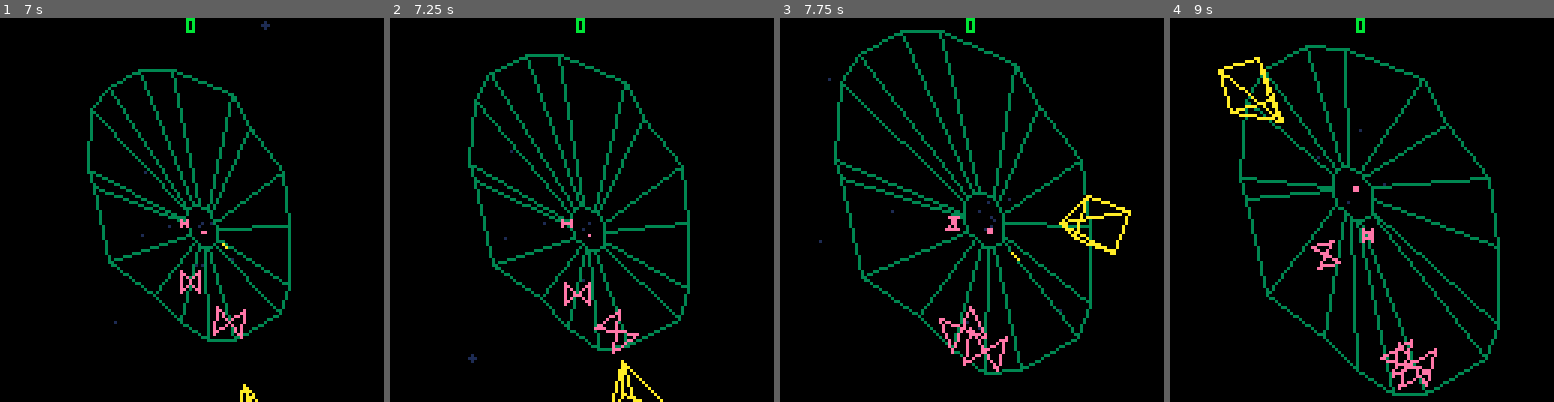
Above: before the commit, frames 1-4 (left to right).
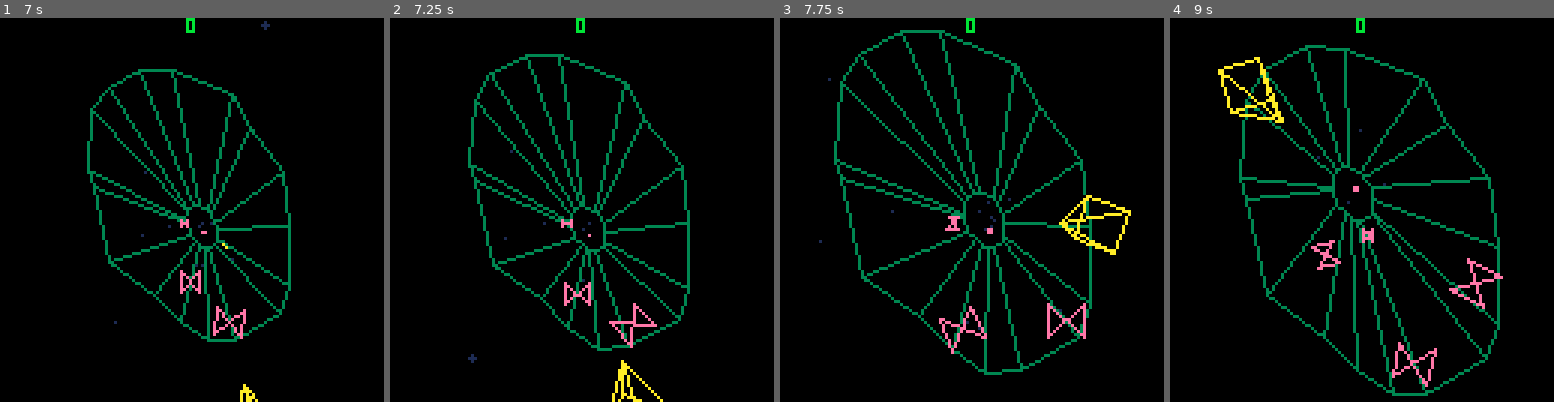
Above: after the commit, the same moments.

Repository: tesselode/web-pilot
Game: PICO-8 cartridge t1k.p8
Same seed, same stepped clock (60 frames per second), same inputs: the game is played once before the commit and once after it.
Inputs:
- Up to frame 1 (7 s): tap O (Z key) at 0.33, 0.7, 1.43, 2.22, 3.1, 3.98, 4.87, 5.75, 6.63 s; tap X (X key) at 1.07, 2.07, 2.4, 2.73, 3.07, 3.4, 3.73, 4.07, 4.4, 4.73, 5.07, 5.4, 5.73, 6.07, 6.4, 6.73 s; hold Left 1.97-2.37 s; hold Right 2.87-3.53 s; hold Right 4.13-4.53 s; hold Left 5.13-5.8 s; hold Left 6.23-6.63 s
- Up to frame 2 (7.25 s): tap X (X key) at 7.07 s; hold Right from 7.13 s (still down)
- Up to frame 3 (7.75 s): keep holding Right; tap X (X key) at 7.4, 7.73 s; tap O (Z key) at 7.52 s
- Up to frame 4 (9 s): release Right at 7.8 s; tap X (X key) at 8.07, 8.4, 8.73 s; hold Right 8.4-8.8 s; tap O (Z key) at 8.4 s

Frame 1 is identical in both runs. In frame 2, 0.5% of the frame differs, in the area x 53-70%, y 74-88%; in frame 3, 0.6%, in the area x 47-80%, y 60-93%; in frame 4, 0.6%.

Commit message:
collision priority + improved pathfinding to prevent camping

Diff:
--- a/t1k.p8
+++ b/t1k.p8
@@ -107,6 +107,12 @@
 	print(text, x, y, col)
 end
 
+local function wrap(x, limit)
+	while x <= 0 do x += limit end
+	x %= limit
+	return x
+end
+
 local state_manager = {}
 
 function state_manager:call(event, ...)
@@ -482,10 +488,11 @@
 class.flipper.flip_speed = 1/30
 class.flipper.drag_speed = .00025
 
-function class.flipper:new(p3d, web, player, difficulty, small)
+function class.flipper:new(p3d, web, player, game_state, difficulty, small)
 	self.p3d = p3d
 	self.web = web
 	self.player = player
+	self.game_state = game_state
 	self.position = flr(rnd(#self.web.points)) + .5
 	self.z = .75
 	self.small = small
@@ -502,13 +509,29 @@
 	self.r = 0
 end
 
+function class.flipper:get_shortest_path_to_player()
+	local pos = flr(wrap(self.position, #self.web.points))
+	local player_pos = flr(wrap(self.player.position, #self.web.points))
+	local negative_dist, positive_dist = 0, 0
+	local test_pos = pos
+	while test_pos ~= player_pos do
+		test_pos = wrap(test_pos - 1, #self.web.points)
+		negative_dist += 1
+	end
+	test_pos = pos
+	while test_pos ~= player_pos do
+		test_pos = wrap(test_pos + 1, #self.web.points)
+		positive_dist += 1
+	end
+	return negative_dist < positive_dist and -1 or 1
+end
+
 function class.flipper:update()
 	if self.dragging then
 		self.position = self.dragging.position
 		self.z -= self.drag_speed
 		return
 	end
-
 	if self.z < self.web.min_z then
 		self.z += self.speed * 3
 	elseif self.z < 1 then
@@ -524,15 +547,7 @@
 		if self.flip_timer <= 0 then
 			self.flip_timer += self.flip_interval
 			if self.z == 1 then
-				local p_a = self.position % #self.web.points
-				local p_b = self.player.position % #self.web.points
-				local distance_a = abs(p_a - p_b)
-				local distance_b = abs(#self.web.points - p_a) + p_b
-				if distance_b < distance_a then
-					self.flip_direction = sgn(p_a - p_b)
-				else
-					self.flip_direction = -sgn(p_a - p_b)
-				end
+				self.flip_direction = self:get_shortest_path_to_player()
 			else
 				self.flip_direction = rnd(1) > .5 and 1 or -1
 			end
@@ -562,7 +577,7 @@
 		self.dragging = other
 		conversation:say('player caught')
 	end
-	if other:is(class.player_bullet) and not self.dragging then
+	if other:is(class.player_bullet) and not self.dragging and not self.game_state:is_colliding(self, self.player) then
 		self:die()
 	end
 end
@@ -868,6 +883,13 @@
 	self:init_listeners()
 end
 
+function state.gameplay:is_colliding(a, b)
+	if not (a:is(class.physical) and b:is(class.physical)) then return false end
+	local distance = (b.x - a.x) * (b.x - a.x) + (b.y - a.y) * (b.y - a.y)
+	return distance < (b.radius + a.radius) * (b.radius + a.radius)
+	   and abs(b.z - a.z) < .01
+end
+
 function state.gameplay:show_message(message, color)
 	self.message = message
 	self.message_timer = 120
@@ -892,13 +914,13 @@
 		self.timer.flipper -= self.difficulty
 		while self.timer.flipper <= 0 do
 			self.timer.flipper += 90 + rnd(60)
-			add(self.entities, class.flipper(self.p3d, self.web, self.player, self.difficulty))
+			add(self.entities, class.flipper(self.p3d, self.web, self.player, self, self.difficulty))
 			sfx(sound.spawn, 3)
 		end
 		self.timer.small_flipper -= self.difficulty * self.difficulty
 		while self.timer.small_flipper <= 0 do
 			self.timer.small_flipper += 300 + rnd(300)
-			add(self.entities, class.flipper(self.p3d, self.web, self.player, self.difficulty, true))
+			add(self.entities, class.flipper(self.p3d, self.web, self.player, self, self.difficulty, true))
 			sfx(sound.spawn, 3)
 		end
 		self.timer.thwomp -= self.difficulty
@@ -940,20 +962,16 @@
 		end
 	end
 
-	-- process collisions
+	-- call collision events
 	for i = 1, #self.entities - 1 do
 		local entity = self.entities[i]
 		if entity:is(class.physical) then
 			for j = i + 1, #self.entities do
 				local other = self.entities[j]
-				if other:is(class.physical) then
-					local distance = (other.x - entity.x) * (other.x - entity.x) + (other.y - entity.y) * (other.y - entity.y)
-					local colliding = distance < (other.radius + entity.radius) * (other.radius + entity.radius)
-								and abs(other.z - entity.z) < .01
-					if colliding then
-						if entity.collide then entity:collide(other) end
-						if other.collide then other:collide(entity) end
-					end
+				local colliding = self:is_colliding(entity, other)
+				if colliding then
+					if entity.collide then entity:collide(other) end
+					if other.collide then other:collide(entity) end
 				end
 			end
 		end
